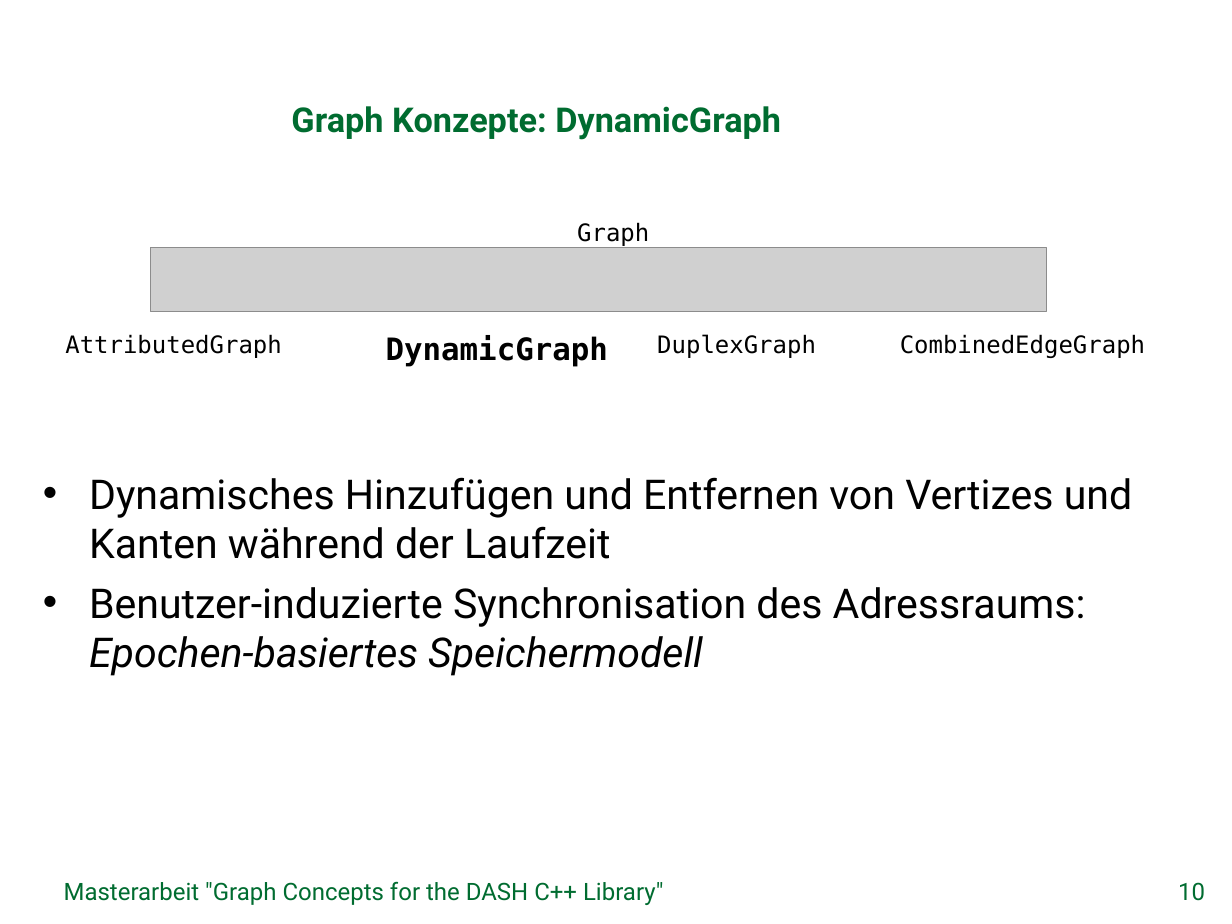
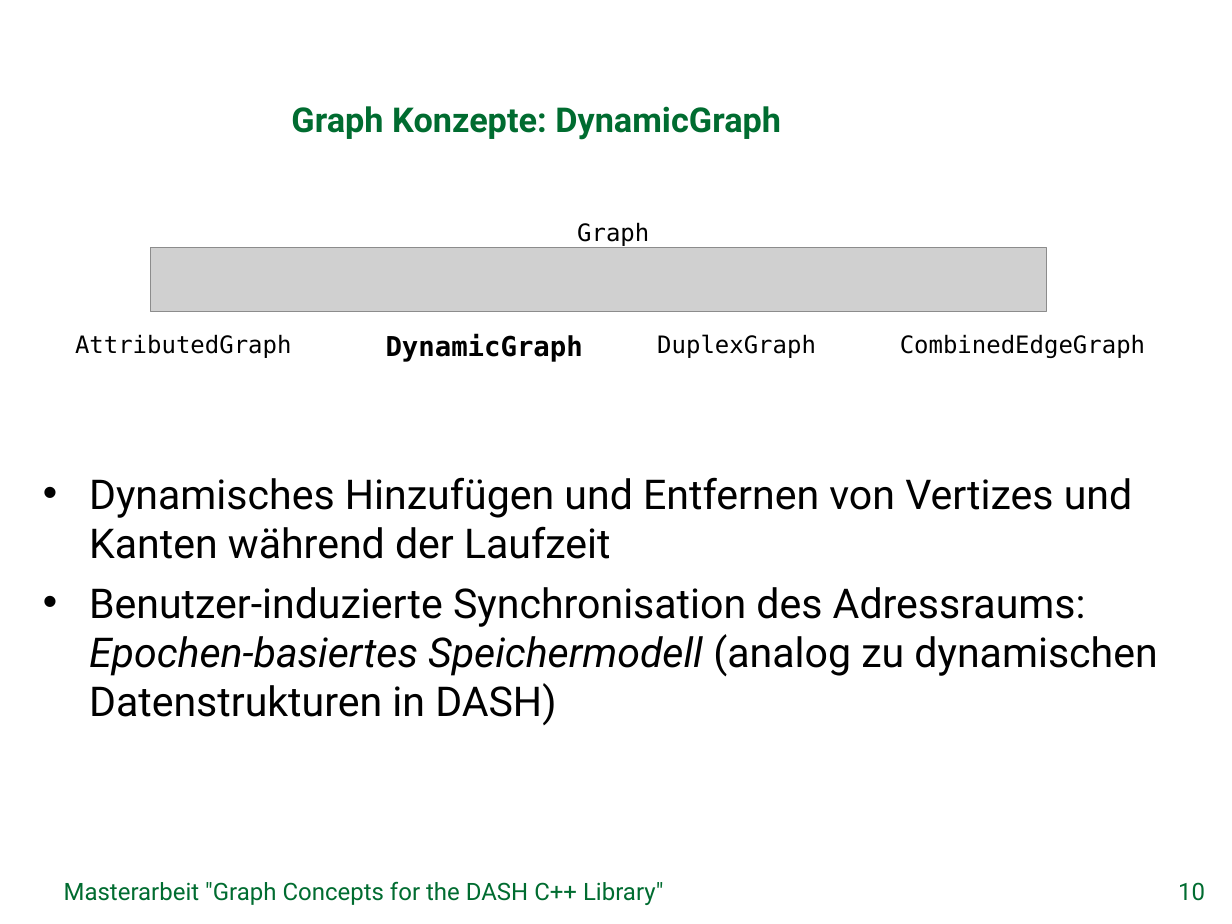
Before and after one commit to stiefn/dyn-data-structures-thesis, a slide deck: slide 10 of Folien/Abschlusssvortrag_Stefan_Effenberger.pptx. Drawn at 1232x924 pixels with LibreOffice and Linux fonts; fonts in the diff are those of the drawing; grey boxes stand for pictures; background and template pictures are left out. Boxes give left, top, right and bottom in pixels: in the first picture for what was removed or moved away, otherwise in the second. Text is boxed around its words. In the diff, an @@ line names an element or a change of style, - is before the commit and + after.

```diff
--- a/Folien/Abschlusssvortrag_Stefan_Effenberger.pptx
+++ b/Folien/Abschlusssvortrag_Stefan_Effenberger.pptx
@@ text "AttributedGraph": place and size @@
-text "AttributedGraph" at [65, 334, 281, 358]
+text "AttributedGraph" at [75, 334, 291, 358]
@@ text "DynamicGraph" at [386, 335, 583, 362]: size 18 to 16 pt @@
@@ text at [89, 587, 1157, 725]: text changed @@
-• Benutzer-induzierte Synchronisation des Adressraums: Epochen-basiertes Speichermodell
+• Benutzer-induzierte Synchronisation des Adressraums: Epochen-basiertes Speichermodell (analog zu dynamischen Datenstrukturen in DASH)
```
Also in this commit, not shown: 9 other slides changed, 1 slide removed.
